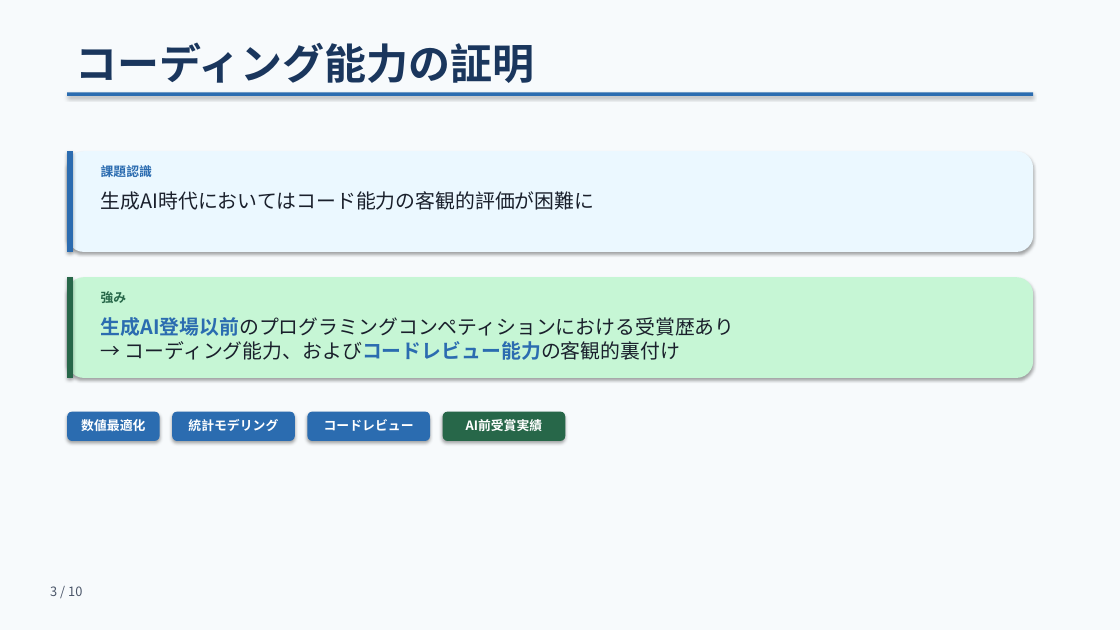
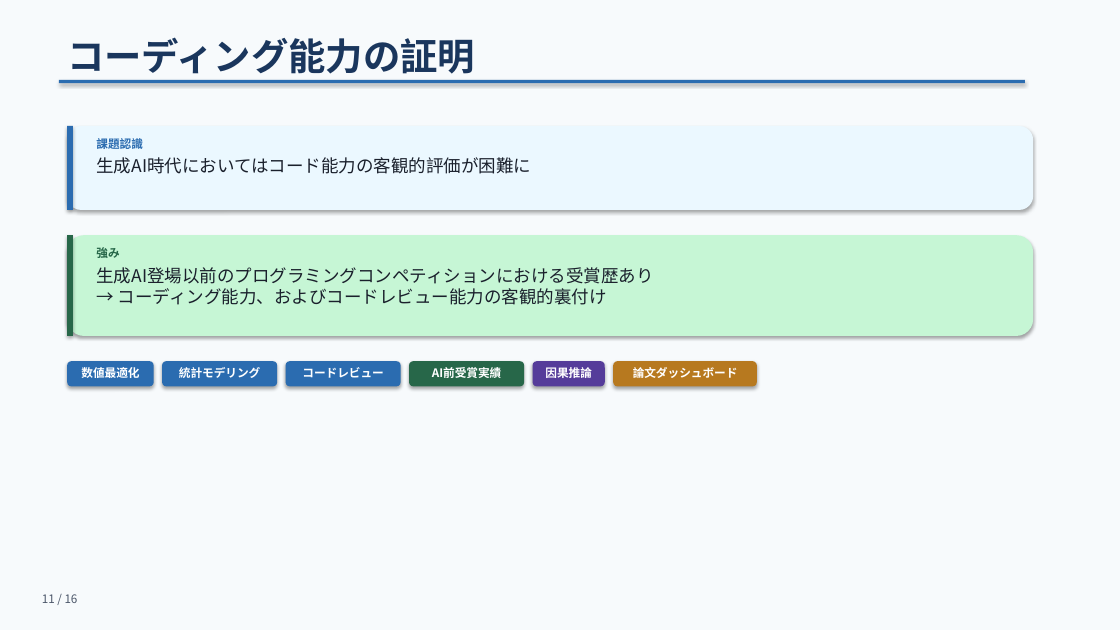
Before and after one commit to bougtoir/kotha-rct-decomposition, a slide deck: slide 11 of meeting-slides/meeting_slides.pptx (slide 3 before the commit). Drawn at 1120x630 pixels with LibreOffice and Linux fonts; fonts in the diff are those of the drawing. Boxes give left, top, right and bottom in pixels: in the first picture for what was removed or moved away, otherwise in the second. Text is boxed around its words. In the diff, an @@ line names an element or a change of style, - is before the commit and + after.

```diff
--- a/meeting-slides/meeting_slides.pptx
+++ b/meeting-slides/meeting_slides.pptx
@@ text "コーディング能力の証明": place and size @@
-text "コーディング能力の証明" at [75,42,534,83]
+text "コーディング能力の証明" at [67,37,475,81]
@@ text "コーディング能力の証明" at [67,37,475,81]: size 36 to 32 pt @@
@@ rectangle: place and size @@
-rectangle at [67,92,1033,96]
+rectangle at [59,80,1025,83]
@@ rounded rectangle: place and size @@
-rounded rectangle at [67,151,1033,252]
+rounded rectangle at [67,126,1033,210]
@@ rectangle: place and size @@
-rectangle at [67,151,73,252]
+rectangle at [67,126,73,210]
@@ text "課題認識": place and size @@
-text "課題認識" at [101,163,152,181]
+text "課題認識" at [96,136,143,152]
@@ text "生成AI時代においてはコード能力の客観的評価が困難に": place and size @@
-text "生成AI時代においてはコード能力の客観的評価が困難に" at [101,191,595,210]
+text "生成AI時代においてはコード能力の客観的評価が困難に" at [96,157,531,174]
@@ text "生成AI時代においてはコード能力の客観的評価が困難に" at [96,157,531,174]: size 17 to 15 pt @@
@@ rounded rectangle: place and size @@
-rounded rectangle at [67,277,1033,378]
+rounded rectangle at [67,235,1033,336]
@@ rectangle: place and size @@
-rectangle at [67,277,73,378]
+rectangle at [67,235,73,336]
@@ text "強み": place and size @@
-text "強み" at [101,291,127,303]
+text "強み" at [96,247,119,258]
@@ text "生成AI登場以前のプログラミングコンペティションにおける受賞歴あり → コーディング能力、およびコードレビュー能力の客観 ...": place and size @@
-text "生成AI登場以前のプログラミングコンペティションにおける受賞歴あり → コーディング能力、およびコードレビュー能力の客観 ..." at [101,317,735,360]
+text "生成AI登場以前のプログラミングコンペティションにおける受賞歴あり → コーディング能力、およびコードレビュー能力の客観 ..." at [96,267,653,305]
@@ text "生成AI登場以前のプログラミングコンペティションにおける受賞歴あり → コーディング能力、およびコードレビュー能力の客観 ..." at [96,267,653,305]: size 17 to 15 pt; text colour #2B6CB0 to #1A202C, bold off in "生成AI登場以前のプログラミングコンペティションにおける受賞歴あり コーディング能力、およびコードレビュー能力の客観的裏 ..." @@
@@ text "数値最適化": place and size @@
-text "数値最適化" at [81,419,145,431]
+text "数値最適化" at [81,365,139,381]
@@ rounded rectangle: place and size @@
-rounded rectangle at [67,412,160,441]
+rounded rectangle at [67,361,154,386]
@@ text "統計モデリング": place and size @@
-text "統計モデリング" at [188,419,278,431]
+text "統計モデリング" at [179,367,260,378]
@@ rounded rectangle: place and size @@
-rounded rectangle at [172,412,295,441]
+rounded rectangle at [162,361,277,386]
@@ text "コードレビュー": place and size @@
-text "コードレビュー" at [324,419,414,431]
+text "コードレビュー" at [302,367,383,378]
@@ rounded rectangle: place and size @@
-rounded rectangle at [308,412,430,441]
+rounded rectangle at [286,361,401,386]
@@ size 11 to 10 pt in 6 elements at [96,136,143,152], [96,247,119,258], [81,365,139,381], [179,367,260,378], [302,367,383,378], [432,367,501,378] @@
@@ text "AI前受賞実績": place and size @@
-text "AI前受賞実績" at [466,419,543,431]
+text "AI前受賞実績" at [432,367,501,378]
@@ rounded rectangle: place and size @@
-rounded rectangle at [443,412,565,441]
+rounded rectangle at [409,361,524,386]
@@ rounded rectangle added at [533,361,605,386], fill #553C9A @@
@@ text added at [545,365,592,381], 10 pt, text #FFFFFF, bold @@
+因果推論
@@ rounded rectangle added at [613,361,757,386], fill #B7791F @@
@@ text added at [633,367,738,378], 10 pt, text #FFFFFF, bold @@
+論文ダッシュボード
@@ text added at [42,594,78,603], 10 pt, text #4A5568 @@
+11 / 16
@@ text removed at [50,586,82,596] @@
-3 / 10
```
Also in this commit, not shown: 4 other slides changed, 11 slides added, 5 slides removed, 5 other files.
